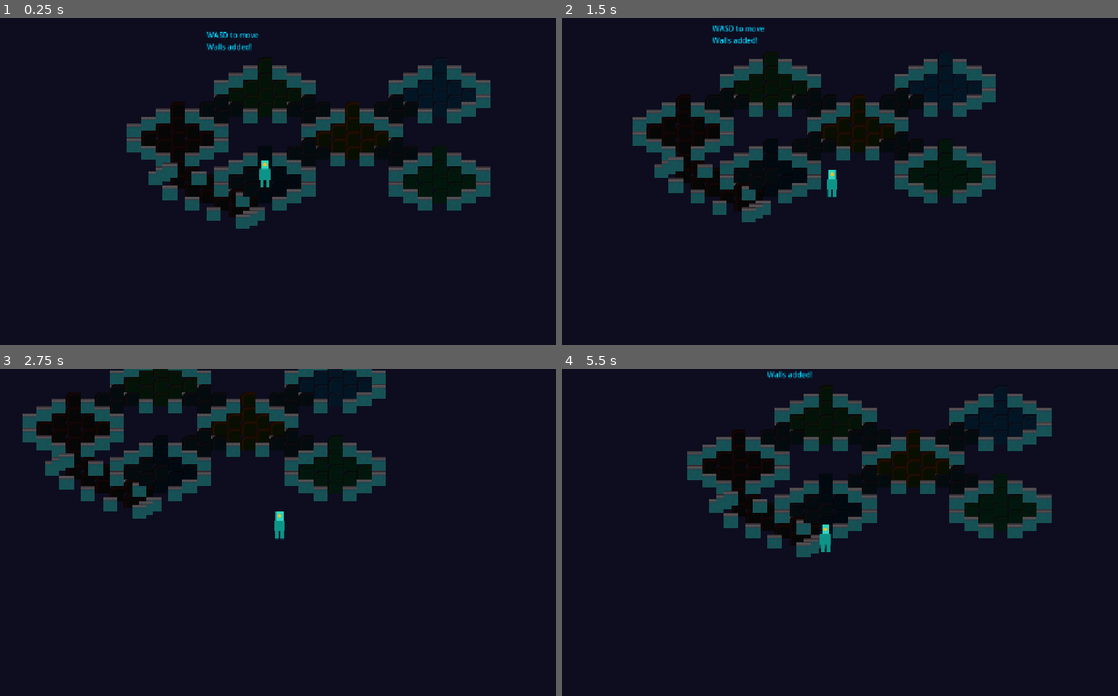
Above: before the commit, frames 1-4 (two rows, left to right).
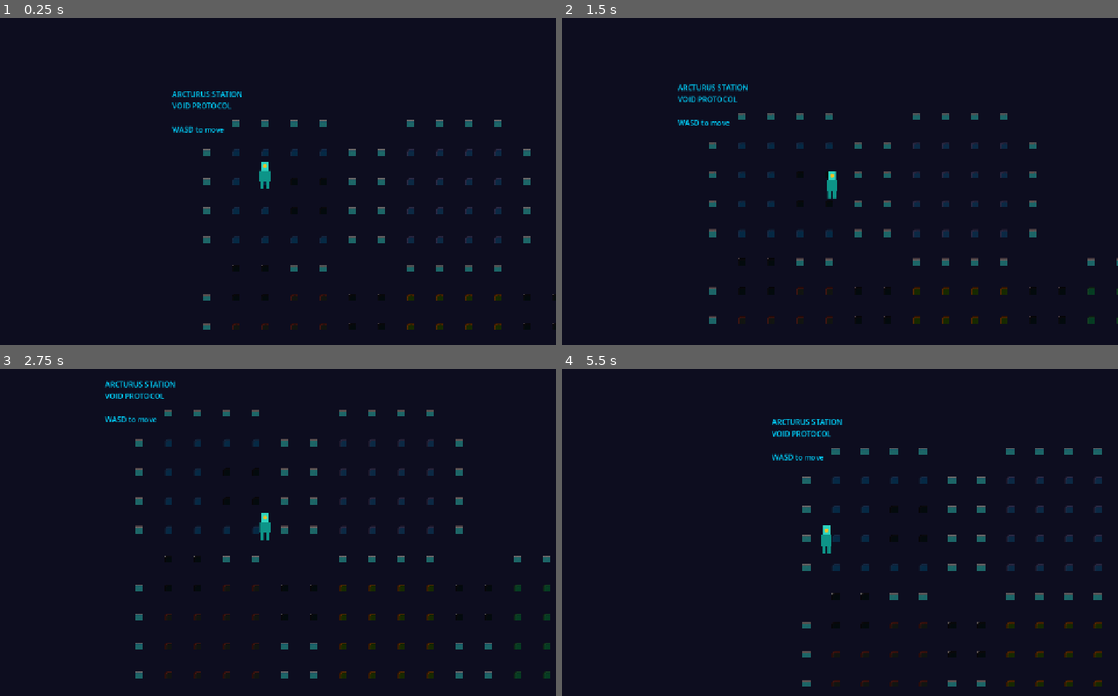
Above: after the commit, the same moments.

Repository: crierofficial/void-protocol
Game: Godot game, scene res://scenes/main.tscn
Two runs of this game, one before a commit and one after it. Both use one fixed random seed, a clock stepped at 60 frames per second and the inputs below.
Inputs:
- Up to frame 1 (0.25 s): no input
- Up to frame 2 (1.5 s): tap Enter at 0.5 s; hold D (move_right) 0.53-1.28 s; hold S (move_down) from 1.28 s (still down)
- Up to frame 3 (2.75 s): release S (move_down) at 2.03 s; hold D (move_right) from 2.03 s (still down)
- Up to frame 4 (5.5 s): release D (move_right) at 2.78 s; hold W (move_up) 2.78-3.53 s; hold A (move_left) 3.53-5.03 s; hold S (move_down) from 5.03 s (still down)

The runs differ from the first frame. In frame 1, 14% of the frame differs, in the area x 22-100%, y 4-96%; in frame 2, 14%; in frame 3, 14%; in frame 4, 14%, in the area x 22-98%, y 0-98%.

Commit message:
Fix: proper 2D grid layout, walls with real collision

Diff:
--- a/scenes/player.tscn
+++ b/scenes/player.tscn
@@ -4,15 +4,17 @@
 [ext_resource type="Texture2D" path="res://assets/player.svg" id="2_sprite"]
 
 [sub_resource type="RectangleShape2D" id="RectangleShape2D_player"]
-size = Vector2(20, 30)
+size = Vector2(24, 24)
 
 [node name="Player" type="CharacterBody2D"]
+collision_layer = 1
+collision_mask = 5
 script = ExtResource("1_player")
 
 [node name="Sprite2D" type="Sprite2D" parent="."]
 texture = ExtResource("2_sprite")
-offset = Vector2(0, -15)
+offset = Vector2(0, -12)
 
 [node name="CollisionShape2D" type="CollisionShape2D" parent="."]
-position = Vector2(0, -15)
+position = Vector2(0, 0)
 shape = SubResource("RectangleShape2D_player")
--- a/scripts/main.gd
+++ b/scripts/main.gd
@@ -1,9 +1,6 @@
 extends Node2D
 
-const TILE_WIDTH = 64
-const TILE_HEIGHT = 32
-const GRID_OFFSET_X = 340
-const GRID_OFFSET_Y = 80
+const TILE_SIZE = 64
 
 var player_scene = preload("res://scenes/player.tscn")
 var player: CharacterBody2D
@@ -11,109 +8,85 @@
 var floor_tile = preload("res://assets/kenney_rpg-urban-pack/Tiles/tile_0000.png")
 var wall_tile = preload("res://assets/kenney_rpg-urban-pack/Tiles/tile_0001.png")
 
-var zones = [
-	{"id": "bridge", "c": 6, "r": 0, "w": 4, "h": 4, "fl": Color(0.043, 0.106, 0.212), "ac": Color(0.165, 0.447, 0.847), "name": "BRIDGE"},
-	{"id": "cargo", "c": 0, "r": 6, "w": 4, "h": 4, "fl": Color(0.059, 0.094, 0.047), "ac": Color(0.176, 0.4, 0.133), "name": "CARGO BAY"},
-	{"id": "reactor", "c": 6, "r": 6, "w": 4, "h": 4, "fl": Color(0.149, 0.071, 0.0), "ac": Color(0.878, 0.471, 0.0), "name": "REACTOR CORE"},
-	{"id": "medbay", "c": 12, "r": 6, "w": 4, "h": 4, "fl": Color(0.031, 0.11, 0.071), "ac": Color(0.0, 0.69, 0.314), "name": "MED BAY"},
-	{"id": "engine", "c": 0, "r": 12, "w": 4, "h": 4, "fl": Color(0.094, 0.031, 0.031), "ac": Color(0.769, 0.141, 0.0), "name": "ENGINE ROOM"},
-	{"id": "cryo", "c": 6, "r": 12, "w": 4, "h": 4, "fl": Color(0.024, 0.047, 0.094), "ac": Color(0.0, 0.737, 0.831), "name": "CRYO PODS", "spawn": true},
-	{"id": "outer", "c": 4, "r": 16, "w": 6, "h": 2, "fl": Color(0.09, 0.031, 0.031), "ac": Color(0.867, 0.125, 0.125), "name": "OUTER WALKWAYS", "danger": true},
-]
+var rooms = {
+	"cryo": {"pos": Vector2(2, 2), "size": Vector2(4, 4), "color": Color(0.1, 0.2, 0.4), "spawn": true},
+	"engine": {"pos": Vector2(2, 7), "size": Vector2(4, 4), "color": Color(0.3, 0.1, 0.1)},
+	"cargo": {"pos": Vector2(2, 12), "size": Vector2(4, 4), "color": Color(0.1, 0.3, 0.1)},
+	"reactor": {"pos": Vector2(8, 7), "size": Vector2(4, 4), "color": Color(0.4, 0.2, 0.0), "final": true},
+	"medbay": {"pos": Vector2(14, 7), "size": Vector2(4, 4), "color": Color(0.1, 0.3, 0.2)},
+	"bridge": {"pos": Vector2(8, 2), "size": Vector2(4, 4), "color": Color(0.2, 0.2, 0.4)},
+	"outer": {"pos": Vector2(8, 16), "size": Vector2(6, 2), "color": Color(0.3, 0.05, 0.05), "danger": true},
+}
 
 var corridors = [
-	{"c": 7, "r": 4, "w": 2, "h": 2},
-	{"c": 4, "r": 7, "w": 2, "h": 2},
-	{"c": 10, "r": 7, "w": 2, "h": 2},
-	{"c": 1, "r": 10, "w": 2, "h": 2},
-	{"c": 7, "r": 10, "w": 2, "h": 2},
-	{"c": 7, "r": 14, "w": 2, "h": 2},
+	{"from": "cryo", "to": "bridge", "x": 4, "y": 3, "w": 2, "h": 2},
+	{"from": "cryo", "to": "engine", "x": 2, "y": 6, "w": 2, "h": 2},
+	{"from": "engine", "to": "cargo", "x": 2, "y": 11, "w": 2, "h": 2},
+	{"from": "engine", "to": "reactor", "x": 6, "y": 7, "w": 2, "h": 2},
+	{"from": "reactor", "to": "medbay", "x": 12, "y": 7, "w": 2, "h": 2},
+	{"from": "reactor", "to": "outer", "x": 8, "y": 15, "w": 2, "h": 2},
 ]
 
 func _ready():
-	create_zones_and_walls()
+	create_map()
 	spawn_player()
 	create_ui()
 
-func iso_to_screen(c, r):
-	return Vector2(
-		(c - r) * TILE_WIDTH / 2.0 + GRID_OFFSET_X,
-		(c + r) * TILE_HEIGHT / 2.0 + GRID_OFFSET_Y
-	)
+func create_map():
+	for room_id in rooms:
+		var room = rooms[room_id]
+		create_room(room_id, room.pos, room.size, room.color)
 
-func create_zones_and_walls():
-	for zone in zones:
-		create_zone(zone)
 	for corr in corridors:
 		create_corridor(corr)
 
-func create_zone(z):
-	var c = z.c
-	var r = z.r
-	var w = z.w
-	var h = z.h
+func create_room(id, pos, size, color):
+	for x in range(size.x):
+		for y in range(size.y):
+			create_floor_tile(pos.x + x, pos.y + y, color)
 
-	for tile_x in range(w):
-		for tile_y in range(h):
-			var pos = iso_to_screen(c + tile_x, r + tile_y)
-			var sprite = Sprite2D.new()
-			sprite.texture = floor_tile
-			sprite.position = pos
-			sprite.modulate = z.fl
-			sprite.scale = Vector2(2, 2)
-			add_child(sprite)
+	create_walls_for_room(pos, size)
 
-	create_zone_outline(z)
+func create_floor_tile(x, y, color):
+	var sprite = Sprite2D.new()
+	sprite.texture = floor_tile
+	sprite.position = Vector2(x * TILE_SIZE + 32, y * TILE_SIZE + 32)
+	sprite.modulate = color
+	add_child(sprite)
+
+func create_walls_for_room(pos, size):
+	var wall_positions = []
+
+	for x in range(size.x):
+		wall_positions.append(Vector2(pos.x + x, pos.y - 1))
+		wall_positions.append(Vector2(pos.x + x, pos.y + size.y))
+
+	for y in range(size.y):
+		wall_positions.append(Vector2(pos.x - 1, pos.y + y))
+		wall_positions.append(Vector2(pos.x + size.x, pos.y + y))
+
+	for wp in wall_positions:
+		create_wall(wp)
 
 func create_corridor(c):
-	for tile_x in range(c.w):
-		for tile_y in range(c.h):
-			var pos = iso_to_screen(c.c + tile_x, c.r + tile_y)
-			var sprite = Sprite2D.new()
-			sprite.texture = floor_tile
-			sprite.position = pos
-			sprite.modulate = Color(0.055, 0.055, 0.086)
-			sprite.scale = Vector2(2, 2)
-			add_child(sprite)
+	for x in range(c.w):
+		for y in range(c.h):
+			create_floor_tile(c.x + x, c.y + y, Color(0.05, 0.05, 0.08))
 
-func create_zone_outline(z):
-	var c = z.c
-	var r = z.r
-	var w = z.w
-	var h = z.h
-	var ac = z.ac
-
-	var corners = [
-		iso_to_screen(c, r),
-		iso_to_screen(c + w, r),
-		iso_to_screen(c + w, r + h),
-		iso_to_screen(c, r + h),
-	]
-
-	for i in range(4):
-		var start = corners[i]
-		var end = corners[(i + 1) % 4]
-		draw_line(start, end, ac, 3.0)
-
-		var mid = (start + end) / 2.0
-		for j in range(1, 4):
-			var wall_pos = start.lerp(end, j / 4.0)
-			create_wall(wall_pos)
-
-func create_wall(pos):
+func create_wall(grid_pos):
 	var wall = StaticBody2D.new()
-	wall.position = pos
+	wall.position = Vector2(grid_pos.x * TILE_SIZE + 32, grid_pos.y * TILE_SIZE + 32)
 	wall.collision_layer = 4
+	wall.collision_mask = 1
 
 	var sprite = Sprite2D.new()
 	sprite.texture = wall_tile
-	sprite.modulate = Color(0.4, 0.4, 0.5)
-	sprite.scale = Vector2(2, 2)
+	sprite.modulate = Color(0.5, 0.5, 0.6)
 	wall.add_child(sprite)
 
 	var shape = CollisionShape2D.new()
 	var rect = RectangleShape2D.new()
-	rect.size = Vector2(32, 16)
+	rect.size = Vector2(TILE_SIZE, TILE_SIZE)
 	shape.shape = rect
 	wall.add_child(shape)
 
@@ -121,9 +94,7 @@
 
 func spawn_player():
 	player = player_scene.instantiate()
-	var spawn_zone = zones[5]
-	var center = iso_to_screen(spawn_zone.c + spawn_zone.w / 2.0, spawn_zone.r + spawn_zone.h / 2.0)
-	player.position = center
+	player.position = Vector2(3 * TILE_SIZE + 32, 3 * TILE_SIZE + 32)
 	add_child(player)
 
 	var cam = Camera2D.new()
@@ -134,7 +105,7 @@
 	var ui = Label.new()
 	ui.name = "UI"
 	ui.position = Vector2(20, 20)
-	ui.text = "ARCTURUS STATION\nVOID PROTOCOL\n\nWASD to move\nWalls added!"
+	ui.text = "ARCTURUS STATION\nVOID PROTOCOL\n\nWASD to move"
 	ui.add_theme_font_size_override("font_size", 16)
 	ui.modulate = Color(0, 0.83, 1)
 	add_child(ui)
--- a/scripts/player.gd
+++ b/scripts/player.gd
@@ -1,35 +1,27 @@
 extends CharacterBody2D
 
-var move_speed: float = 180.0
+var move_speed = 180.0
 
-@onready var sprite: Sprite2D = $Sprite2D
-
-var walk_frames = 0
-var facing_right = true
+@onready var sprite = $Sprite2D
 
 func _physics_process(delta):
-	var direction = Vector2.ZERO
-	direction.x = Input.get_axis("move_left", "move_right")
-	direction.y = Input.get_axis("move_up", "move_down")
+	var input = Vector2.ZERO
+	input.x = Input.get_axis("move_left", "move_right")
+	input.y = Input.get_axis("move_up", "move_down")
 
-	if direction.length() > 0:
-		direction = direction.normalized()
-		velocity = direction * move_speed
+	if input.length() > 0:
+		input = input.normalized()
+		velocity = input * move_speed
 
-		if direction.x > 0:
+		if input.x > 0:
 			sprite.scale.x = 1
-			facing_right = true
-		elif direction.x < 0:
+		elif input.x < 0:
 			sprite.scale.x = -1
-			facing_right = false
-
-		walk_frames += 1
 	else:
 		velocity = Vector2.ZERO
-		walk_frames = 0
 
 	move_and_slide()
 
 func _ready():
 	add_to_group("player")
-	print("Player ready! Move with WASD")
+	print("Player ready! Use WASD")
